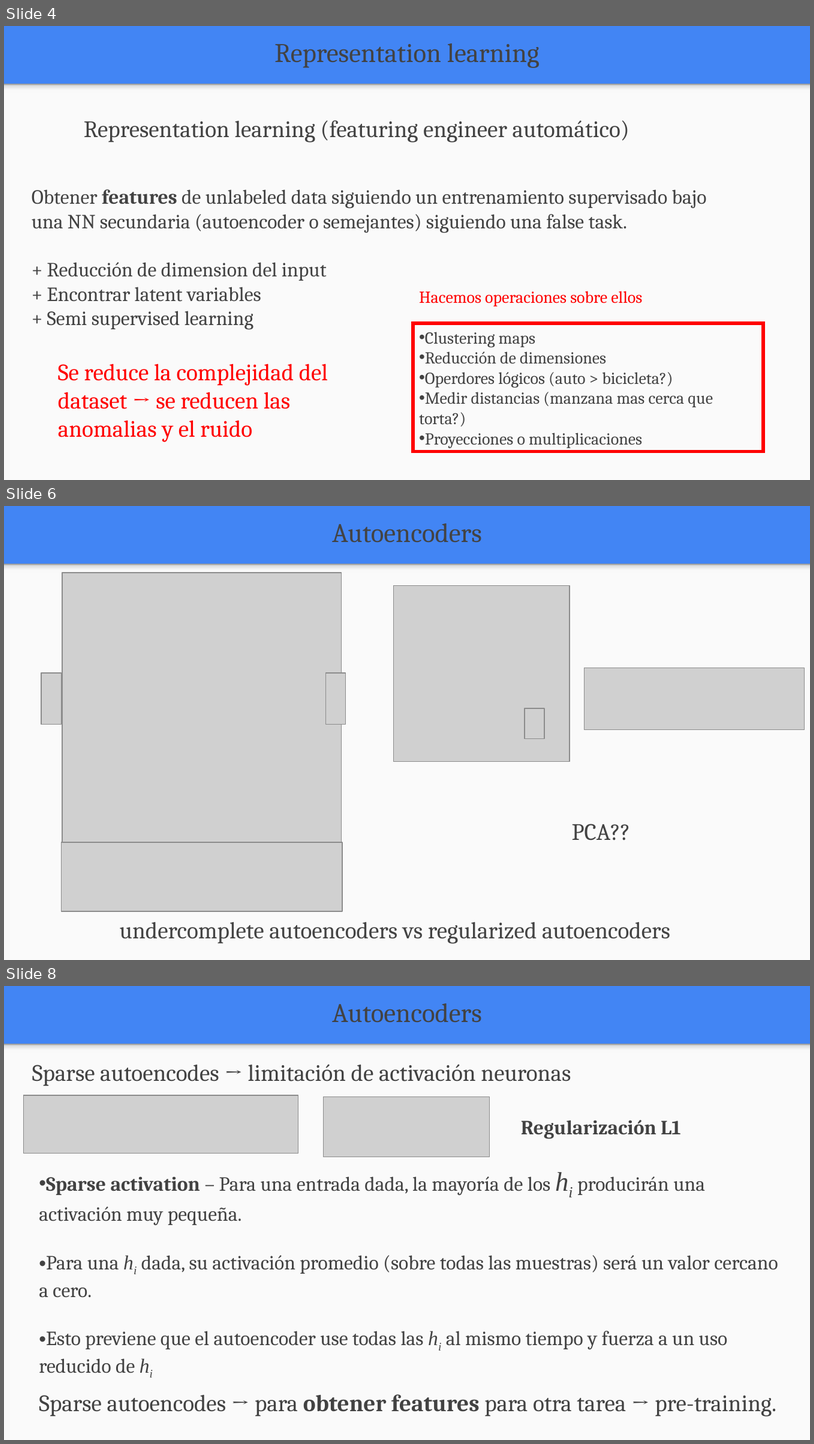
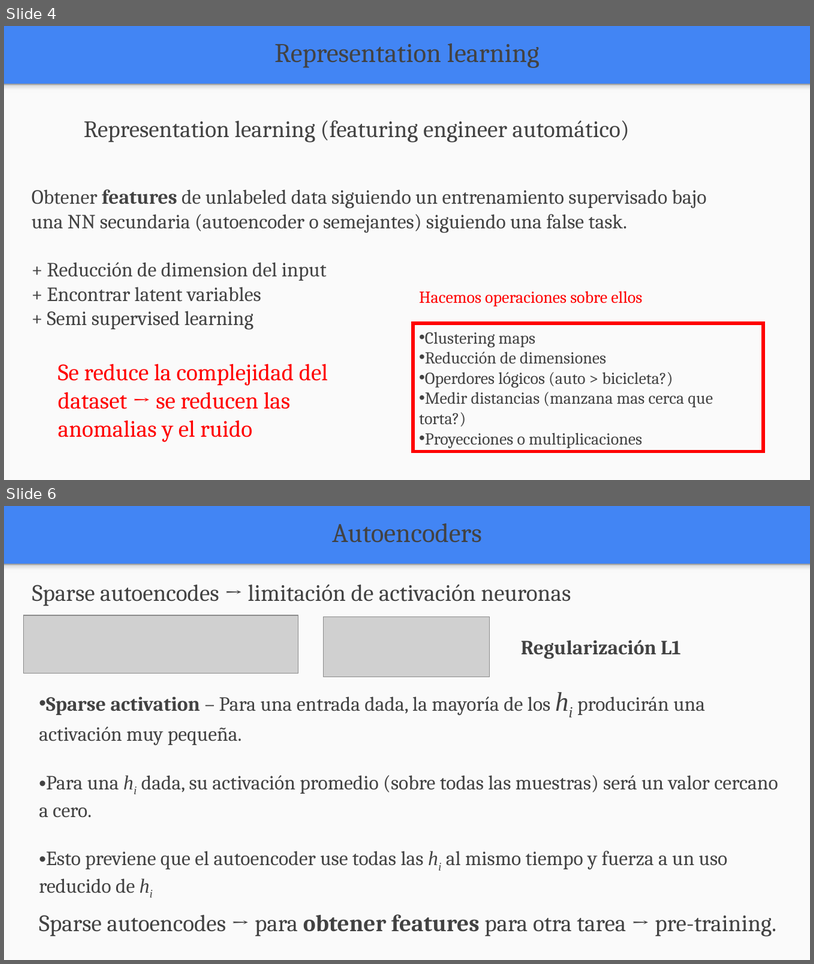
Before and after one commit to FIUBA-Posgrado-Inteligencia-Artificial/aprendizaje_profundo, a slide deck: clase_7/teoria/Clase_7.pptx. Shown one above the other, each under a label of ours: slides 4, 6 and 8 before the commit, slides 4 and 6 after it; the slides between them are not shown. The pictures are 814x1444 and 814x964 pixels, drawn with LibreOffice and Linux fonts; fonts in the diff are those of the drawing; grey boxes stand for pictures. Boxes give left, top, right and bottom in pixels: in the first picture for what was removed or moved away, otherwise in the second. Text is boxed around its words. In the diff, an @@ line names an element or a change of style, - is before the commit and + after.

```diff
--- a/clase_7/teoria/Clase_7.pptx
+++ b/clase_7/teoria/Clase_7.pptx
@@ slide 6 removed at [4, 506, 810, 960], background #4285F4; not listed: 2 template elements that a slide beside it also shows @@
@@ text removed at [332, 523, 482, 543] @@
-Autoencoders
@@ picture removed at [62, 573, 341, 842] @@
@@ picture removed at [393, 586, 569, 762] @@
@@ picture removed at [585, 667, 805, 729] @@
@@ picture removed at [41, 673, 61, 724] @@
@@ picture removed at [326, 673, 346, 724] @@
@@ picture removed at [525, 708, 545, 739] @@
@@ text removed at [572, 823, 631, 840] @@
-PCA??
@@ picture removed at [61, 842, 342, 912] @@
@@ text removed at [120, 921, 671, 943] @@
-undercomplete autoencoders vs regularized autoencoders
@@ what was slide 8 is now slide 6 @@
```
Also in this commit, not shown: 8 slides changed, 2 slides added, 10 other slides removed, 25 other files.
